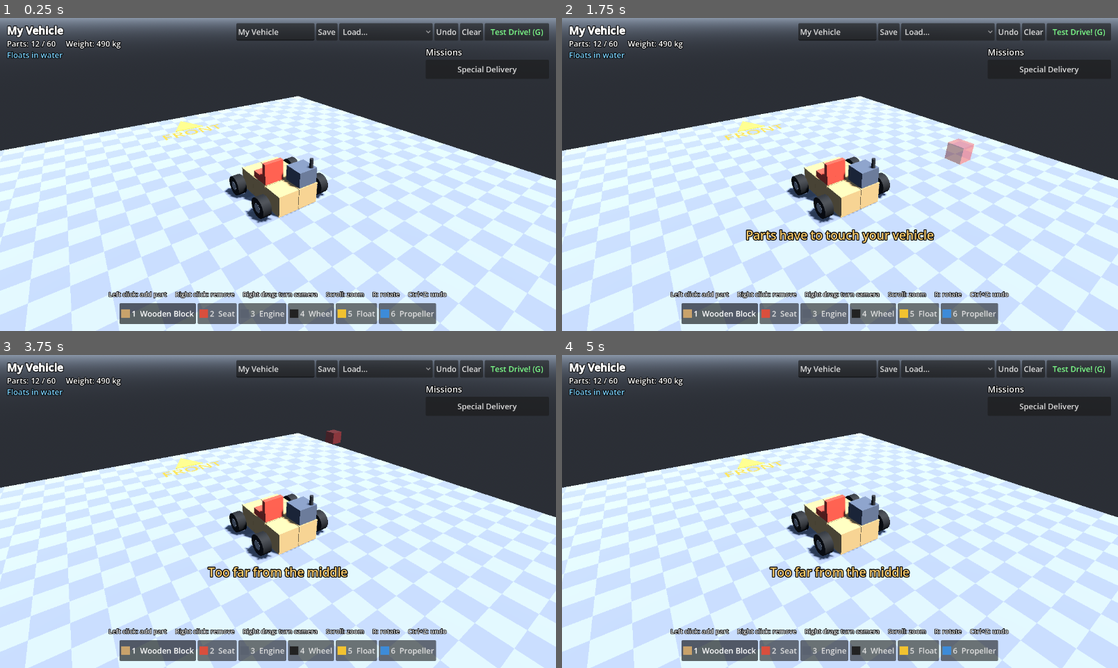
Above: before the commit, frames 1-4 (two rows, left to right).
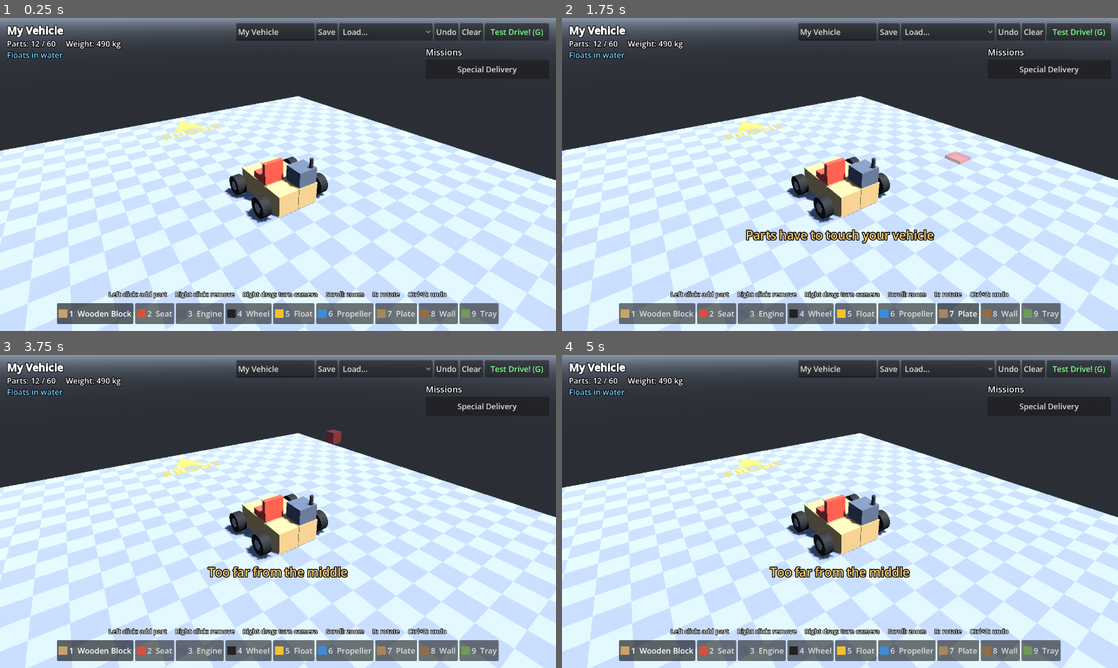
Above: after the commit, the same moments.

Repository: aaronrsiphone/Bodgeworks
Game: Godot game, scene res://garage/garage.tscn
Two runs of this game, one before a commit and one after it. Both use one fixed random seed, a clock stepped at 60 frames per second and the inputs below.
Inputs (mouse positions are in pixels of both pictures, inside the frame that each line leads up to):
- Up to frame 1 (0.25 s): no input
- Up to frame 2 (1.75 s): click "Test Drive! (G)" at 0.5 s; tap Enter at 1.25 s; move the mouse to (962, 158) at 1.27 s; hold D (steer_right) from 1.28 s (still down); hold G (garage) from 1.28 s (still down); click (962, 158) at 1.42 s; tap 7 at 1.55 s
- Up to frame 3 (3.75 s): release D (steer_right) at 2 s; release G (garage) at 2 s; click "Special Delivery" at 2 s; drag from (166, 527) to (250, 574) at 2.77 s; tap T (restart_mission) at 3.5 s; move the mouse to (333, 442) at 3.52 s; hold D (steer_right) from 3.53 s (still down); hold G (garage) from 3.53 s (still down); tap Z at 3.6 s; click (333, 442) at 3.67 s
- Up to frame 4 (5 s): release D (steer_right) at 4.25 s; release G (garage) at 4.25 s; click "1 Wooden Block" at 4.25 s

The runs differ from the first frame. In frame 1, 2.6% of the frame differs, in the area x 10-90%, y 91-98%; in frame 2, 2.9%, in the area x 10-90%, y 38-98%; in frame 3, 2.6%; in frame 4, 2.6%.

Commit message:
Thin parts: Plate, Wall and Tray for carrying cargo (#10)
Parts can now have an optional "shape" in parts.json: one box or a list of
boxes (size + offset in the part's own frame, turned by rot). The boxes are
used for the vehicle colliders, the garage pick colliders and the default
visual, and mass, centre of mass, inertia and buoyancy use the real boxes.
Parts without a shape behave exactly as before (a 0.98 m cube).

New parts: plate (thin floor), wall (thin back wall) and tray (plate with a
rim on the back and right; four turned rims-out make a 2x2 bed).

Friction check: with the vehicle's 0.2 friction a crate on flat plates slides
off on the first turn, so the tray's rim is what holds cargo. Kept as is.

Tests: mission_test.gd gains a "carry" mode (crate starts in the trays, fails
if it isn't still there at the finish); tests/blueprints/carrier.json runs it
in run_all.sh (gold, 9.9 s). Garage test checks placing and stacking on a
thin plate. New screenshot preset garage_carrier.

Co-Authored-By: Claude Opus 5.5 <noreply@anthropic.com>
Claude-Session: https://claude.ai/code/session_01Wif9jzeRddotuuwdZQFsM2

Diff:
--- a/data/parts.json
+++ b/data/parts.json
@@ -1,5 +1,5 @@
 {
-  "_comment": "The part catalog. Every part the game knows a …(301 unchanged characters)… by copying one and changing the numbers.",
+  "_comment": "The part catalog. Every part the game knows a …(301 unchanged characters)… by copying one and changing the numbers. shape (optional) makes a part thinner than a whole cell: a list of boxes, each with a size [x, y, z] in metres and an offset [x, y, z] from the middle of the cell (y -0.4 = sitting on the bottom, z +0.4 = at the back). The boxes are both what you see and what things bump into, and the part's weight is spread over them. Turning the part (R in the garage) turns the boxes too.",
 
   "block": {
     "name": "Wooden Block",
@@ -40,5 +40,35 @@
     "buoyancy": 10,
     "color": "#3d8bd9",
     "thrust": { "force": 2500, "steer": 30, "air": 0.2 }
+  },
+  "plate": {
+    "name": "Plate",
+    "mass": 15,
+    "buoyancy": 30,
+    "color": "#a8865a",
+    "shape": [
+      { "size": [1, 0.2, 1], "offset": [0, -0.4, 0] }
+    ]
+  },
+  "wall": {
+    "name": "Wall",
+    "mass": 15,
+    "buoyancy": 30,
+    "color": "#8f6d45",
+    "shape": [
+      { "size": [1, 1, 0.2], "offset": [0, 0, 0.4] }
+    ]
+  },
+  "_tray_comment": "A tray is a plate with a low rim on two sides (the back and the right). Turn four of them with R so the rims point outwards and they make a 2 x 2 box that holds a crate.",
+  "tray": {
+    "name": "Tray",
+    "mass": 20,
+    "buoyancy": 40,
+    "color": "#6f9a5a",
+    "shape": [
+      { "size": [1, 0.2, 1], "offset": [0, -0.4, 0] },
+      { "size": [1, 0.4, 0.2], "offset": [0, -0.1, 0.4] },
+      { "size": [0.2, 0.4, 0.8], "offset": [0.4, -0.1, -0.1] }
+    ]
   }
 }
--- a/garage/garage.gd
+++ b/garage/garage.gd
@@ -60,14 +60,21 @@
 	var def := PartCatalog.get_part(id)
 	if def.has("wheel"):
 		r = 0 # wheels always face forward
+	# The whole body turns with the part, so its boxes and its look turn together.
 	var body := StaticBody3D.new()
 	body.position = Vector3(cell)
+	body.basis = Basis(Vector3.UP, r * PI / 2.0)
 	body.set_meta("cell", cell)
-	var shape := CollisionShape3D.new()
-	shape.shape = BoxShape3D.new()
-	body.add_child(shape)
+	# The mouse ray hits the part's real boxes, so you point at what you can see
+	# (a plate is thin, so the space above it is empty). Placing still snaps to cells.
+	for b in PartCatalog.shape_boxes(def):
+		var shape := CollisionShape3D.new()
+		var box := BoxShape3D.new()
+		box.size = b.size
+		shape.shape = box
+		shape.position = b.offset
+		body.add_child(shape)
 	var visual := PartVisuals.create(id, def)
-	visual.basis = Basis(Vector3.UP, r * PI / 2.0)
 	body.add_child(visual)
 	build_root.add_child(body)
 	parts[cell] = {"part": id, "rot": r, "node": body}
--- /dev/null
+++ b/tests/blueprints/carrier.json
@@ -0,0 +1,14 @@
+{
+  "_comment": "Test vehicle: a buggy with a 2 x 2 tray bed in front. Each tray has rims on two sides, turned (rot) so the rims face outwards and box the crate in.",
+  "name": "Carrier (test)",
+  "parts": [
+    { "part": "block", "pos": [0, 0, 0] }, { "part": "block", "pos": [1, 0, 0] },
+    { "part": "block", "pos": [0, 0, 1] }, { "part": "block", "pos": [1, 0, 1] },
+    { "part": "block", "pos": [0, 0, 2] }, { "part": "block", "pos": [1, 0, 2] },
+    { "part": "seat", "pos": [0, 1, 1] }, { "part": "engine", "pos": [1, 1, 2] },
+    { "part": "tray", "pos": [0, 0, -2], "rot": 2 }, { "part": "tray", "pos": [1, 0, -2], "rot": 1 },
+    { "part": "tray", "pos": [0, 0, -1], "rot": 3 }, { "part": "tray", "pos": [1, 0, -1], "rot": 0 },
+    { "part": "wheel", "pos": [-1, 0, -2] }, { "part": "wheel", "pos": [2, 0, -2] },
+    { "part": "wheel", "pos": [-1, 0, 2] }, { "part": "wheel", "pos": [2, 0, 2] }
+  ]
+}
--- a/tests/garage_test.gd
+++ b/tests/garage_test.gd
@@ -38,15 +38,28 @@
 		check(garage.why_not(Vector3i(8, 0, 8)) != "", "floating parts far from the vehicle are not allowed")
 		check(garage.why_not(Vector3i(0, 0, 1)) != "", "can't place inside an existing part")
 		_shot("garage_02_built.png")
+		# Thin parts: put a plate (key 7) on the block we stacked on the seat.
+		_select_key(KEY_7)
+		_click_cell_top(Vector3(0, 2, 1), MOUSE_BUTTON_LEFT)
 	if frame == 30:
+		check(garage.parts.get(Vector3i(0, 3, 1), {}).get("part") == "plate", "picked plate with key 7 and placed it")
+		# The plate is thin: its top is 0.3 m below the middle of its cell. Clicking there stacks on it.
+		_click_cell_top(Vector3(0, 3, 1), MOUSE_BUTTON_LEFT, -0.3)
+	if frame == 35:
+		check(garage.parts.get(Vector3i(0, 4, 1), {}).get("part") == "plate", "clicking the top of a thin plate stacks the next part in the cell above")
+		_key(KEY_Z, true)
+	if frame == 38:
+		_key(KEY_Z, true) # undo both plates so the counts below stay the same
+	if frame == 42:
+		check(not garage.parts.has(Vector3i(0, 3, 1)), "ctrl+z removed the plates again")
 		_key(KEY_G)
-	if frame == 90:
+	if frame == 100:
 		var main := current_scene
 		check(main.name == "TestMap", "G switched to the test map")
 		check(main.vehicle.parts.size() == 14, "test map drives the garage build (14 parts), got %d" % main.vehicle.parts.size())
 		_shot("garage_03_test_drive.png")
 		_key(KEY_G)
-	if frame == 120:
+	if frame == 130:
 		check(current_scene.name == "Garage" and current_scene.parts.size() == 14, "G went back to the garage with the build kept")
 		print("RESULT garage: %s" % ("PASS" if failures == 0 else "FAIL (%d)" % failures))
 		quit(1 if failures > 0 else 0)
@@ -64,9 +77,11 @@
 		failures += 1
 
 
-func _click_cell_top(cell: Vector3, button: MouseButton) -> void:
+## Clicks the top of the part in this cell. top is how high its top is above the
+## cell's middle: 0.5 for a whole-cell part, less for a thin one.
+func _click_cell_top(cell: Vector3, button: MouseButton, top := 0.5) -> void:
 	var cam: Camera3D = garage.camera
-	var pos := cam.unproject_position(cell + Vector3(0, 0.5, 0))
+	var pos := cam.unproject_position(cell + Vector3(0, top, 0))
 	root.warp_mouse(pos)
 	var motion := InputEventMouseMotion.new()
 	motion.position = pos
--- a/tests/mission_test.gd
+++ b/tests/mission_test.gd
@@ -3,6 +3,11 @@
 ## pushing the crate, and reports the time and medal. Exits 1 if it doesn't
 ## finish within 90 s, or finishes slower than silver.
 ## godot --headless --path . --script res://tests/mission_test.gd -- res://tests/blueprints/forklift.json
+##
+## Add "carry" to the arguments for a vehicle with trays: the crate is put in its
+## trays before the start, and the run also fails if the crate isn't still in
+## them at the finish (it fell out on a turn).
+## godot --headless --path . --script res://tests/mission_test.gd -- res://tests/blueprints/carrier.json carry
 
 const ROUTE := [Vector2(14, -10), Vector2(18, 12), Vector2(25, 20), Vector2(55, 20), Vector2(63, 12), Vector2(85, -10)]
 
@@ -15,10 +20,21 @@
 var started := false
 var shot_dir := "" # optional 2nd argument: save screenshots here (needs a display)
 var done_frame := -1
+var carry := false # "carry" argument: start with the crate in the vehicle's trays
+var loaded := false
+var worst_slide := 0.0 # how far the crate slid around in the trays (m)
+
+const LOAD_FRAME := 30 # put the crate in once the vehicle has settled on its wheels
+const GO_FRAME := 60 # ...and drive off once the crate has settled in the trays
 
 
 func _initialize() -> void:
-	var args := OS.get_cmdline_user_args()
+	var args := []
+	for a in OS.get_cmdline_user_args():
+		if a == "carry":
+			carry = true
+		else:
+			args.append(a)
 	if args.size() > 0:
 		path = args[0]
 	if args.size() > 1:
@@ -49,6 +65,24 @@
 		return false
 	var v: Vehicle = main.vehicle
 	var m = main.mission
+	if carry:
+		if not loaded:
+			if frame < LOAD_FRAME:
+				return false
+			if _tray_middle(v) == Vector3.INF:
+				print("RESULT mission %s: FAIL  carry needs a vehicle with trays" % path.get_file())
+				quit(1)
+				return true
+			# Lower the crate into the trays (the crate is 1.2 m, the tray floor is 0.3 m below the cell middle).
+			m.cargo.global_transform = Transform3D(v.global_basis, v.to_global(_tray_middle(v) + Vector3(0, -0.3 + 0.62, 0)))
+			m.cargo.linear_velocity = v.linear_velocity
+			m.cargo.angular_velocity = Vector3.ZERO
+			loaded = true
+			return false
+		if frame < GO_FRAME:
+			return false
+		if not m.finished:
+			worst_slide = maxf(worst_slide, _crate_slide(v, m.cargo))
 	if frame == 240 and shot_dir != "":
 		root.get_viewport().get_texture().get_image().save_png(shot_dir.path_join("mission_01_pushing.png"))
 	if m.finished and shot_dir != "" and done_frame < 0:
@@ -58,8 +92,16 @@
 			root.get_viewport().get_texture().get_image().save_png(shot_dir.path_join("mission_02_delivered.png"))
 		var tier: String = game.tier_for(m.time, m.gold_time, m.silver_time, m.bronze_time)
 		var ok := tier == "gold" or tier == "silver"
-		print("RESULT mission %s: %s  finished at %s  tier=%s (silver is %s)  crate=%s" % [path.get_file(), "PASS" if ok else "FAIL",
-			game.format_time(m.time), tier, game.format_time(m.silver_time), m.cargo.global_position])
+		var extra := ""
+		if carry:
+			# Still in the trays? Its middle must be over the 2 m bed and above the tray floor.
+			var slide := _crate_slide(v, m.cargo)
+			var in_trays := slide < 0.6 and v.to_local(m.cargo.global_position).y > _tray_middle(v).y
+			ok = ok and in_trays
+			extra = "  crate %s (%.2f m from the bed's middle, slid %.2f m at most)" % [
+				"still in the trays" if in_trays else "NOT in the trays", slide, worst_slide]
+		print("RESULT mission %s: %s  finished at %s  tier=%s (silver is %s)  crate=%s%s" % [path.get_file(), "PASS" if ok else "FAIL",
+			game.format_time(m.time), tier, game.format_time(m.silver_time), m.cargo.global_position, extra])
 		quit(0 if ok else 1)
 		return true
 	if frame > 60 * 90:
@@ -82,6 +124,24 @@
 	if steer < -0.05: Input.action_press("steer_right", -steer)
 	Input.action_press("accelerate", 1.0 if absf(angle) < 0.5 else 0.6)
 	if frame % 60 == 0:
-		print("t=%5.1f waypoint %d  vehicle (%5.1f %5.1f)  crate (%5.1f %5.1f %5.1f)  upright %.2f" % [m.time, next, pos.x, pos.y,
-			m.cargo.global_position.x, m.cargo.global_position.y, m.cargo.global_position.z, v.global_basis.y.y])
+		print("t=%5.1f waypoint %d  vehicle (%5.1f %5.1f)  crate (%5.1f %5.1f %5.1f)  upright %.2f%s" % [m.time, next, pos.x, pos.y,
+			m.cargo.global_position.x, m.cargo.global_position.y, m.cargo.global_position.z, v.global_basis.y.y,
+			("  in trays %.2f m off middle" % _crate_slide(v, m.cargo)) if carry else ""])
 	return false
+
+
+## The middle of the vehicle's trays, in the vehicle's own directions (INF if it has none).
+func _tray_middle(v: Vehicle) -> Vector3:
+	var sum := Vector3.ZERO
+	var n := 0
+	for p in v.parts:
+		if p.id == "tray":
+			sum += p.pos
+			n += 1
+	return sum / n if n > 0 else Vector3.INF
+
+
+## How far (sideways/along the vehicle) the crate's middle is from the middle of the trays.
+func _crate_slide(v: Vehicle, cargo: RigidBody3D) -> float:
+	var d := v.to_local(cargo.global_position) - _tray_middle(v)
+	return Vector2(d.x, d.z).length()
--- a/tests/screenshot_presets.json
+++ b/tests/screenshot_presets.json
@@ -10,6 +10,13 @@
       "name": "garage_closeup",
       "scene": "res://garage/garage.tscn",
       "camera": {"position": [-2.5, 3.2, 5.5], "look_at": [0.5, 0.6, 1.0]},
+      "seconds": 0.5
+    },
+    {
+      "name": "garage_carrier",
+      "scene": "res://garage/garage.tscn",
+      "blueprint": "res://tests/blueprints/carrier.json",
+      "camera": {"position": [-3.5, 4.0, -5.0], "look_at": [0.5, 0.3, -0.5]},
       "seconds": 0.5
     },
     {
--- a/vehicle/part_catalog.gd
+++ b/vehicle/part_catalog.gd
@@ -12,7 +12,10 @@
 static func parts() -> Dictionary:
 	if _parts.is_empty():
 		_parts = load_json(PARTS_PATH)
-		_parts.erase("_comment")
+		# Keys starting with "_" are notes for people, not parts.
+		for key in _parts.keys():
+			if str(key).begins_with("_"):
+				_parts.erase(key)
 	return _parts
 
 
@@ -22,6 +25,27 @@
 		push_error("Unknown part '%s'. Is it in %s?" % [id, PARTS_PATH])
 		return {}
 	return all[id]
+
+
+## The boxes a part is made of, in the part's own directions (before it's turned).
+## Each is {"size": Vector3, "offset": Vector3} in metres, offset from the middle
+## of the cell. A part without "shape" in parts.json is one whole cell. "shape"
+## can be one box ({"size": ..., "offset": ...}) or a list of them.
+static func shape_boxes(def: Dictionary) -> Array[Dictionary]:
+	var out: Array[Dictionary] = []
+	var shape = def.get("shape", null)
+	var list: Array = []
+	if shape is Dictionary:
+		list = [shape]
+	elif shape is Array:
+		list = shape
+	for b in list:
+		var s: Array = b.get("size", [1, 1, 1])
+		var o: Array = b.get("offset", [0, 0, 0])
+		out.append({"size": Vector3(s[0], s[1], s[2]), "offset": Vector3(o[0], o[1], o[2])})
+	if out.is_empty():
+		out.append({"size": Vector3.ONE, "offset": Vector3.ZERO})
+	return out
 
 
 static func load_blueprint(path: String) -> Dictionary:
--- a/vehicle/part_visuals.gd
+++ b/vehicle/part_visuals.gd
@@ -4,7 +4,8 @@
 ## coloured cube, so a new part in parts.json shows up without any code.
 
 
-## Returns a Node3D centred on the part's grid cell.
+## Returns a Node3D centred on the part's grid cell. Turn it with its basis
+## (the garage and vehicle do), and any thin "shape" boxes turn with it.
 ## Propellers have a child called "Spinner" that the vehicle spins.
 static func create(id: String, def: Dictionary) -> Node3D:
 	var color := Color(def.get("color", "#cccccc"))
@@ -15,6 +16,16 @@
 		var r := float(def.wheel.get("radius", 0.45))
 		root.add_child(cylinder(r, 0.4, color, Vector3(0, 0, PI / 2)))
 		root.add_child(cylinder(r * 0.45, 0.42, Color("#9a9a9a"), Vector3(0, 0, PI / 2)))
+		return root
+
+	# Thin parts (plates, walls, trays) look exactly like their collision boxes.
+	# The first box is the main piece; the rest (like a tray's rim) are a bit darker.
+	if def.has("shape"):
+		var first := true
+		for b in PartCatalog.shape_boxes(def):
+			var size: Vector3 = b.size
+			root.add_child(box((size - Vector3.ONE * 0.02).max(Vector3.ONE * 0.02), b.offset, color if first else color.darkened(0.25)))
+			first = false
 		return root
 
 	match id:
--- a/vehicle/vehicle.gd
+++ b/vehicle/vehicle.gd
@@ -66,9 +66,10 @@
 			"mass": float(def.get("mass", 10)),
 			"buoyancy": float(def.get("buoyancy", 0)),
 		}
+		_add_boxes(p)
 		parts.append(p)
 		total_mass += p.mass
-		weighted += p.pos * p.mass
+		weighted += (p.pos + p.middle) * p.mass
 
 	if parts.is_empty():
 		push_error("Blueprint '%s' has no parts" % blueprint_name)
@@ -85,14 +86,18 @@
 	mass = total_mass
 	center_of_mass_mode = RigidBody3D.CENTER_OF_MASS_MODE_CUSTOM
 	center_of_mass = com
+	# Inertia (how hard it is to spin): every box adds its own spin resistance,
+	# plus more the further it is from the centre of mass.
 	var inertia_sum := Vector3.ZERO
 	for p in parts:
-		var d: Vector3 = p.pos - com
-		var box: float = p.mass * (CELL * CELL) / 6.0 # solid cube
-		inertia_sum += Vector3(
-			box + p.mass * (d.y * d.y + d.z * d.z),
-			box + p.mass * (d.x * d.x + d.z * d.z),
-			box + p.mass * (d.x * d.x + d.y * d.y))
+		for b in p.boxes:
+			var m: float = p.mass * b.share
+			var s: Vector3 = b.size
+			var d: Vector3 = p.pos + b.offset - com
+			inertia_sum += Vector3(
+				m * (s.y * s.y + s.z * s.z) / 12.0 + m * (d.y * d.y + d.z * d.z),
+				m * (s.x * s.x + s.z * s.z) / 12.0 + m * (d.x * d.x + d.z * d.z),
+				m * (s.x * s.x + s.y * s.y) / 12.0 + m * (d.x * d.x + d.y * d.y))
 	inertia = inertia_sum
 
 	for p in parts:
@@ -109,6 +114,31 @@
 		push_warning("'%s' has no seat, so nobody can drive it." % blueprint_name)
 	if engine_force == 0.0:
 		push_warning("'%s' has no engine, so wheels and propellers won't push." % blueprint_name)
+
+
+## Works out the boxes a part is made of (from "shape" in parts.json), turned the
+## way the part faces. Thin parts like plates are just smaller boxes. Stores:
+##   p.boxes   [{size, offset, share}], share = the part of its mass in that box
+##   p.middle  where its weight is, from the middle of its cell
+##   p.height  how tall it is, for working out how much of it is under water
+func _add_boxes(p: Dictionary) -> void:
+	var boxes: Array[Dictionary] = []
+	var volume := 0.0
+	for b in PartCatalog.shape_boxes(p.def):
+		var size: Vector3 = (p.basis * b.size).abs() * CELL # turned 90 degrees, x and z swap
+		boxes.append({"size": size, "offset": p.basis * b.offset * CELL, "volume": size.x * size.y * size.z})
+		volume += size.x * size.y * size.z
+	var middle := Vector3.ZERO
+	var low := INF
+	var high := -INF
+	for b in boxes:
+		b.share = b.volume / volume # bigger boxes get more of the weight
+		middle += b.offset * b.share
+		low = minf(low, b.offset.y - b.size.y / 2.0)
+		high = maxf(high, b.offset.y + b.size.y / 2.0)
+	p.boxes = boxes
+	p.middle = middle
+	p.height = high - low
 
 
 func _add_part(p: Dictionary, com: Vector3) -> void:
@@ -130,12 +160,15 @@
 		})
 		return # wheels touch the ground with rays, not collision boxes
 
-	var shape := CollisionShape3D.new()
-	var box := BoxShape3D.new()
-	box.size = Vector3.ONE * CELL * 0.98
-	shape.shape = box
-	shape.position = p.pos
-	add_child(shape)
+	# One collision box per box in the part's shape (a whole cell if it has no shape).
+	# A touch smaller than the real size so neighbouring parts don't overlap.
+	for b in p.boxes:
+		var shape := CollisionShape3D.new()
+		var box := BoxShape3D.new()
+		box.size = (b.size - Vector3.ONE * 0.02).max(Vector3.ONE * 0.02)
+		shape.shape = box
+		shape.position = p.pos + b.offset
+		add_child(shape)
 
 	var root := PartVisuals.create(p.id, def)
 	root.position = p.pos
@@ -254,19 +287,19 @@
 		vis.basis = Basis(Vector3.UP, _steer_angle if w.steers else 0.0) * Basis(Vector3.RIGHT, w.spin)
 
 
-## How much of a one-cell part at this point is under water: 0 (dry) to 1 (fully under).
-func submerged_at(point: Vector3) -> float:
+## How much of a part this tall, centred at this point, is under water: 0 (dry) to 1 (fully under).
+func submerged_at(point: Vector3, height := CELL) -> float:
 	var most := 0.0
 	for water in get_tree().get_nodes_in_group("water"):
 		var depth: float = water.depth_at(point) # how far below the surface the point is
-		most = maxf(most, clampf(depth / CELL + 0.5, 0.0, 1.0))
+		most = maxf(most, clampf(depth / height + 0.5, 0.0, 1.0))
 	return most
 
 
 func _apply_water(com_global: Vector3) -> void:
 	for p in parts:
-		var at := to_global(p.pos)
-		var submerged := submerged_at(at)
+		var at := to_global(p.pos + p.middle)
+		var submerged := submerged_at(at, p.height)
 		if submerged <= 0.0:
 			continue
 		var lift: float = p.buoyancy * GRAVITY * submerged
Not shown, changed: CLAUDE.md
Not shown, changed: docs/getting-started.md
Not shown, changed: tests/run_all.sh
